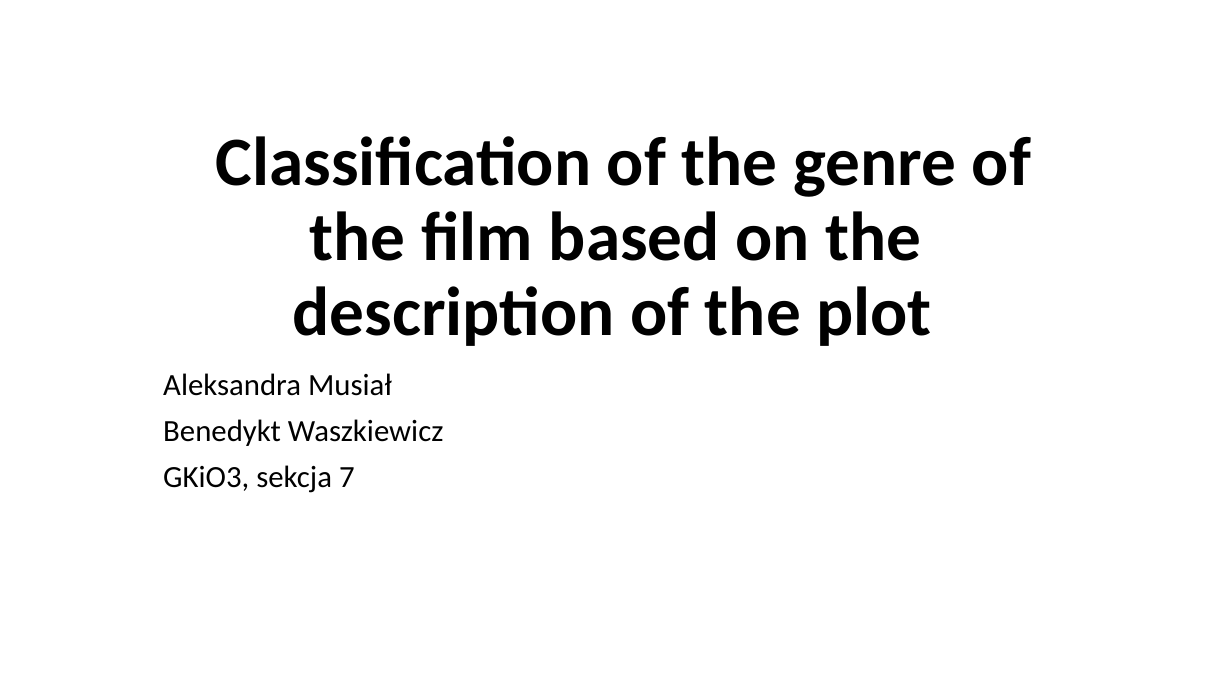
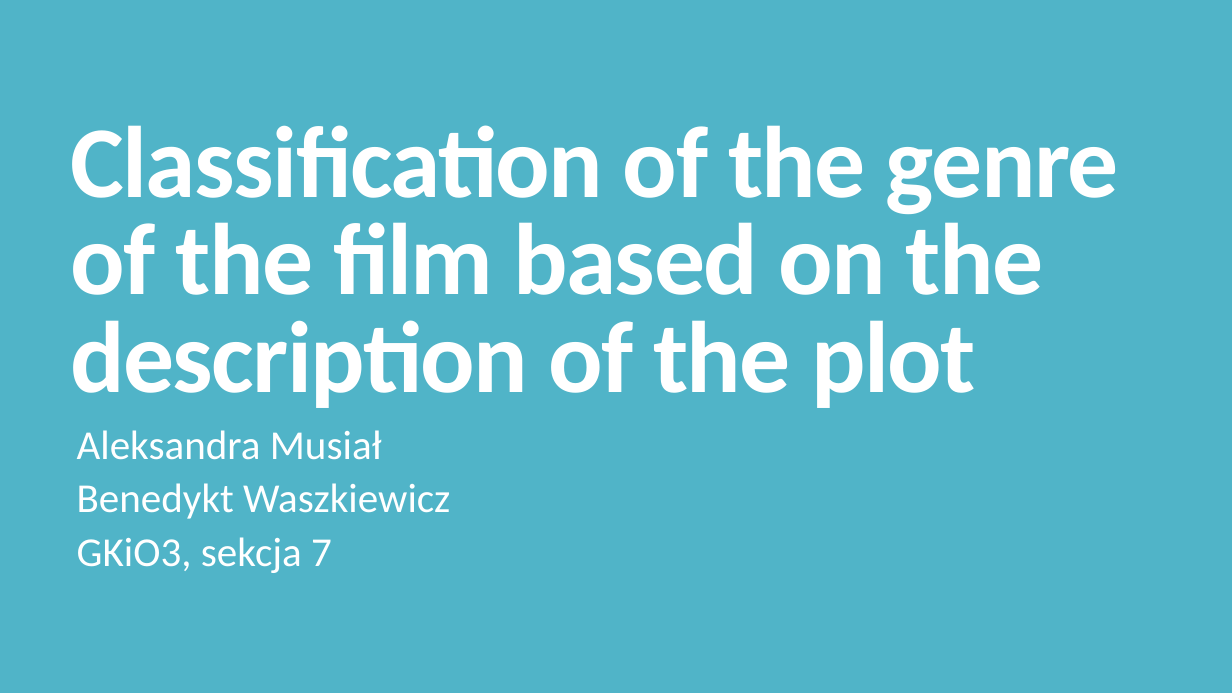
Before and after one commit to bwaszkiewicz/MoviePlots, a slide deck: slide 1 of Documentation/ANG/BIAI_presentation.pptx. Drawn at 1232x693 pixels with LibreOffice and Linux fonts; fonts in the diff are those of the drawing. Boxes give left, top, right and bottom in pixels: in the first picture for what was removed or moved away, otherwise in the second. Text is boxed around its words. In the diff, an @@ line names an element or a change of style, - is before the commit and + after.

```diff
--- a/Documentation/ANG/BIAI_presentation.pptx
+++ b/Documentation/ANG/BIAI_presentation.pptx
@@ background #FFFFFF to #50B4C8 @@
@@ title "Classification of the genre of ...": place and size @@
-title "Classification of the genre of ..." at [216, 136, 1031, 346]
+title "Classification of the genre of ..." at [70, 125, 1119, 408]
@@ title "Classification of the genre of ..." at [70, 125, 1119, 408]: size 54 to 79.2 pt, text colour #000000 to #FFFFFF, letter spacing 0 to -1.2 pt; alignment centre to left; line spacing 0.9 to 0.8 @@
@@ subtitle "Aleksandra Musiał": place and size @@
-subtitle "Aleksandra Musiał" at [163, 373, 443, 493]
+subtitle "Aleksandra Musiał" at [77, 430, 450, 573]
@@ subtitle "Aleksandra Musiał" at [77, 430, 450, 573]: size 24 to 32 pt, text colour #000000 to #FFFFFF; line spacing 0.9 to 0.75; more space between paragraphs @@
```
Also in this commit, not shown: 2 other slides changed, 7 slides added, 1 slide removed.
